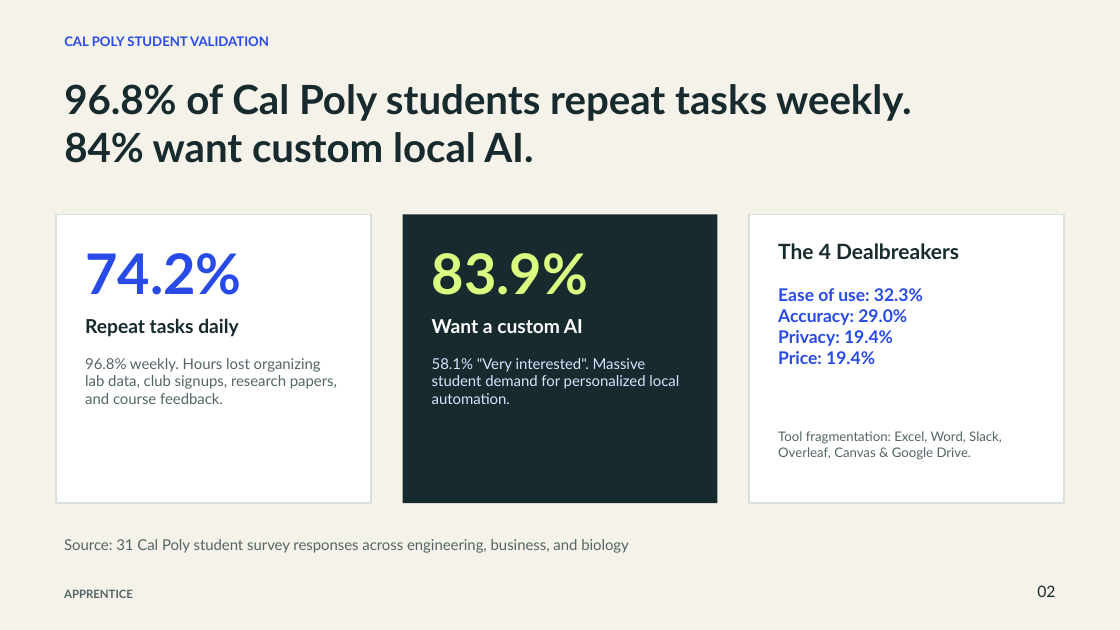
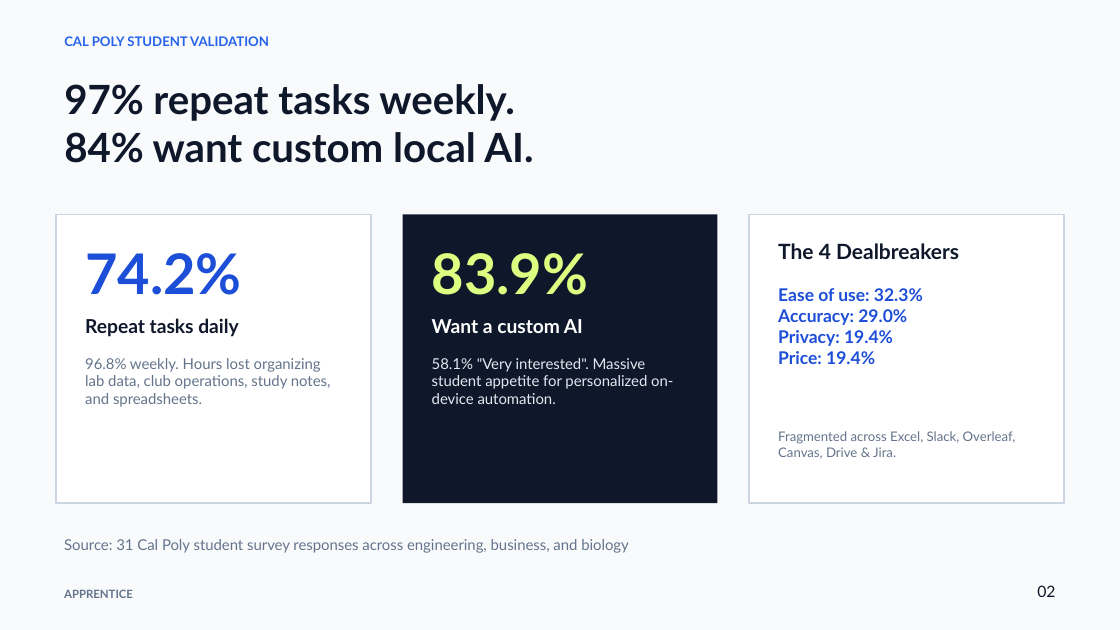
Before and after one commit to zedk1929/local-ai-job-trainer, a slide deck: slide 2 of pitch-deliverables/output/Apprentice_Draft_2.pptx. Drawn at 1120x630 pixels with LibreOffice and Linux fonts; fonts in the diff are those of the drawing. Boxes give left, top, right and bottom in pixels: in the first picture for what was removed or moved away, otherwise in the second. Text is boxed around its words. In the diff, an @@ line names an element or a change of style, - is before the commit and + after.

Commit message:
feat(pitch): streamline presentation to 6 high-impact slides with OpenAI-style typography and presenter cue bullet points

```diff
--- a/pitch-deliverables/output/Apprentice_Draft_2.pptx
+++ b/pitch-deliverables/output/Apprentice_Draft_2.pptx
@@ background #F5F2E9 to #F8FAFC @@
@@ text "CAL POLY STUDENT VALIDATION" at box(64, 36, 269, 46): text colour #284BE8 to #2563EB @@
@@ text at box(64, 84, 515, 121): text changed; text colour #172A2E to #0F172A @@
-96.8% of Cal Poly students repeat tasks weekly.
+97% repeat tasks weekly.
@@ text at box(64, 132, 533, 163): text colour #172A2E to #0F172A in "84% want custom local AI." @@
@@ rectangle at box(56, 214, 371, 503): outline #D8E0DC 1.13 pt to #CBD5E1 1.13 pt @@
@@ text "74.2%" at box(85, 253, 242, 295): text colour #284BE8 to #1D4ED8 @@
@@ rectangle at box(402, 214, 718, 503): fill #172A2E to #0F172A @@
@@ rectangle at box(749, 214, 1065, 503): outline #D8E0DC 1.13 pt to #CBD5E1 1.13 pt @@
@@ text colour #172A2E to #0F172A in 3 elements at box(1037, 585, 1055, 597), box(85, 318, 238, 337), box(778, 243, 959, 259) @@
@@ text "Ease of use: 32.3%" at box(778, 288, 923, 364): text colour #284BE8 to #1D4ED8 @@
@@ text at box(85, 358, 331, 407): text changed; text colour #536566 to #64748B @@
-96.8% weekly. Hours lost organizing lab data, club signups, research papers, and course feedback.
+96.8% weekly. Hours lost organizing lab data, club operations, study notes, and spreadsheets.
@@ text at box(432, 358, 673, 404): text changed; text colour #DAE1FF to #E2E8F0 @@
-58.1% "Very interested". Massive student demand for personalized local automation.
+58.1% "Very interested". Massive student appetite for personalized on-device automation.
@@ text at box(778, 431, 1016, 459): text changed; text colour #536566 to #64748B @@
-Tool fragmentation: Excel, Word, Slack, Overleaf, Canvas & Google Drive.
+Fragmented across Excel, Slack, Overleaf, Canvas, Drive & Jira.
@@ text "Source: 31 Cal Poly student ..." at box(64, 539, 629, 553): text colour #536566 to #64748B @@
@@ text "APPRENTICE" at box(64, 589, 133, 598): text colour #536566 to #64748B @@
```
Also in this commit, not shown: 5 other slides changed, 4 slides removed, 12 other files.
